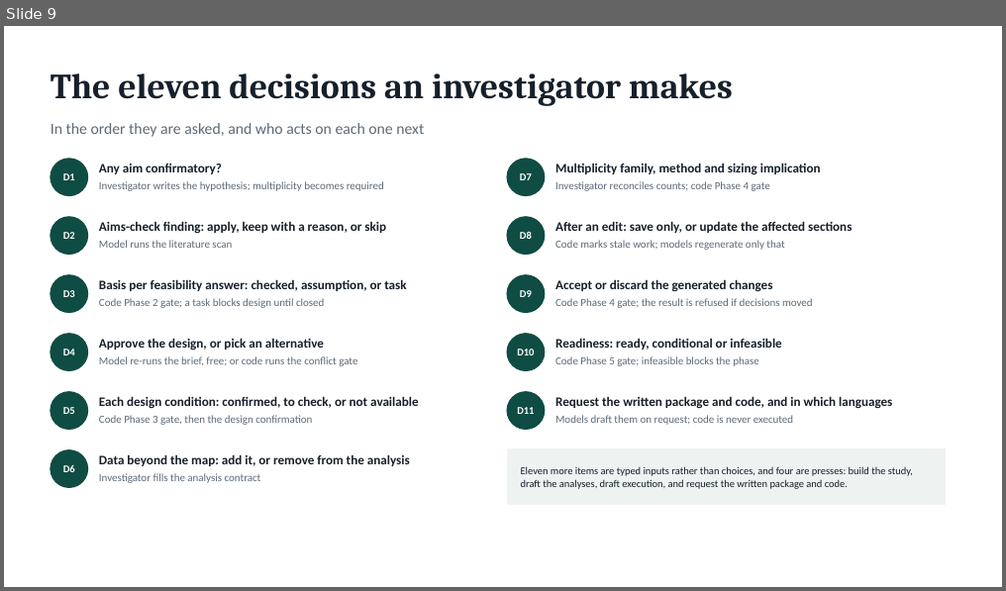
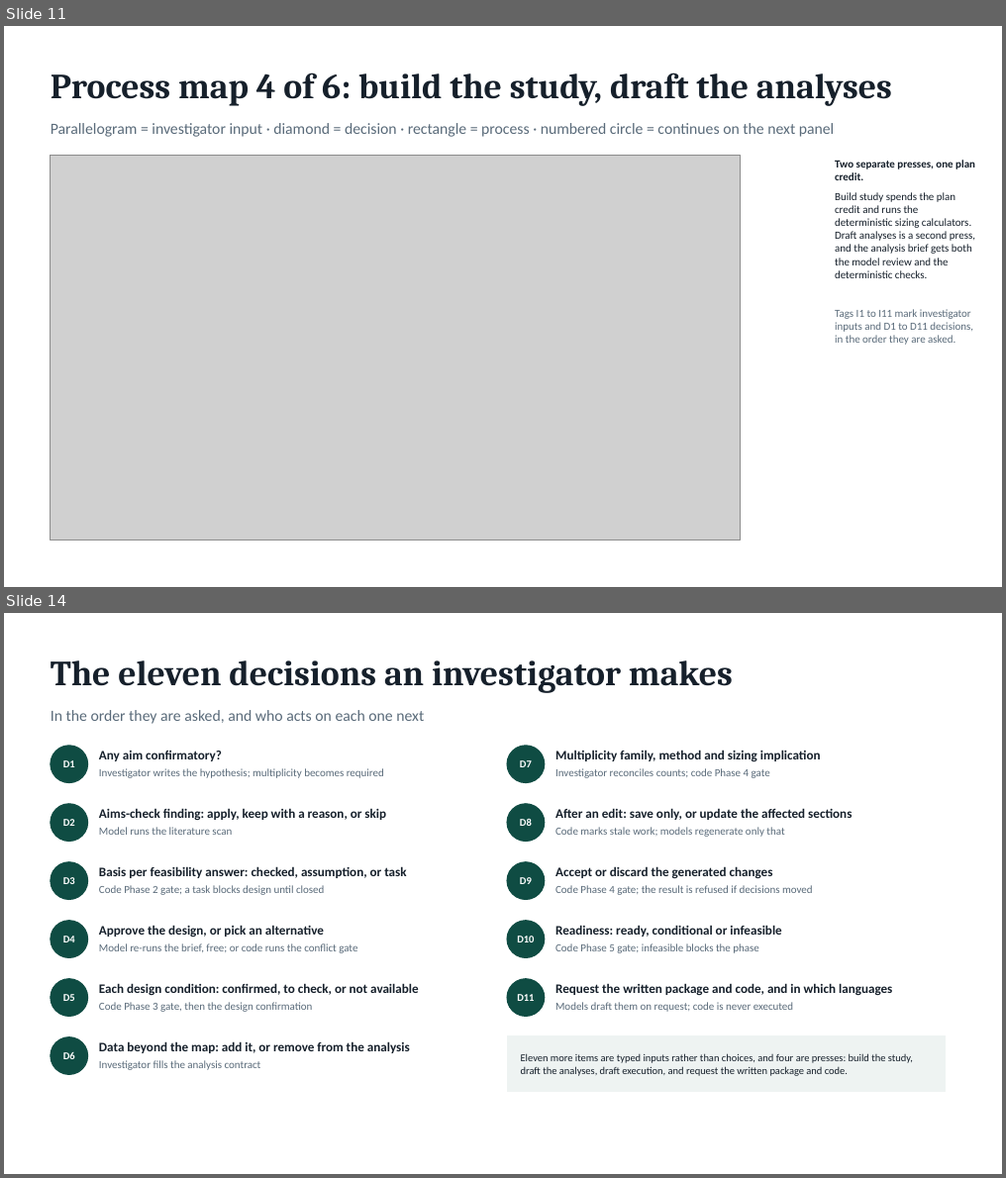
Before and after one commit to juleonr/Juleonrabbani-website, a slide deck: docs/Mallard Study Design Process - leaders deck.pptx. Shown one above the other, each under a label of ours: slide 9 before the commit, slides 11 and 14 after it; the slides between them are not shown. The pictures are 1006x591 and 1006x1178 pixels, drawn with LibreOffice and Linux fonts; fonts in the diff are those of the drawing; grey boxes stand for pictures. Boxes give left, top, right and bottom in pixels: in the first picture for what was removed or moved away, otherwise in the second. Text is boxed around its words. In the diff, an @@ line names an element or a change of style, - is before the commit and + after.

```diff
--- a/docs/Mallard Study Design Process - leaders deck.pptx
+++ b/docs/Mallard Study Design Process - leaders deck.pptx
@@ slide 11 added at bbox=[4, 26, 1002, 587], background #FFFFFF @@
@@ text added at bbox=[51, 73, 892, 106], 34 pt, text #16202B, bold @@
+Process map 4 of 6: build the study, draft the analyses
@@ text added at bbox=[51, 123, 835, 137], 15 pt, text #5A6B7A @@
+Parallelogram = investigator input · diamond = decision · rectangle = process · numbered circle = continues on the next panel
@@ picture added at bbox=[51, 155, 741, 541] @@
@@ text added at bbox=[835, 160, 975, 345], 10.5 pt, text #16202B @@
+Two separate presses, one plan credit.
+Build study spends the plan credit and runs the deterministic sizing calculators. Draft analyses is a second press, and the analysis brief gets both the model review and the deterministic checks.
+Tags I1 to I11 mark investigator inputs and D1 to D11 decisions, in the order they are asked.
@@ what was slide 9 is now slide 14 @@
```
Also in this commit, not shown: 1 slide changed, 4 other slides added, 1 other file.
